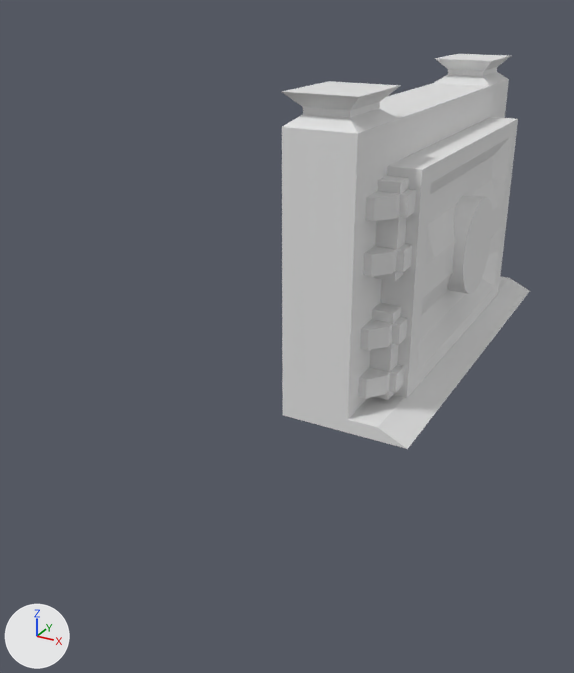
Before and after pictures for a commit that changed the Blender file Jacob Blender/Jacob_Envirronment.blend.
Rendered twice from a camera (50 mm lens) standing at (7.67, -21.95, 10.12) and looking at (-1.19, -5.85, 2.07). The axes (+X, +Y, +Z) are drawn at lower left. The lights are the same throughout.

Names of what the first picture shows: 'Door Frame Type 3', 'Door Lock 1', 'Door Lock 3', 'Door.001'.
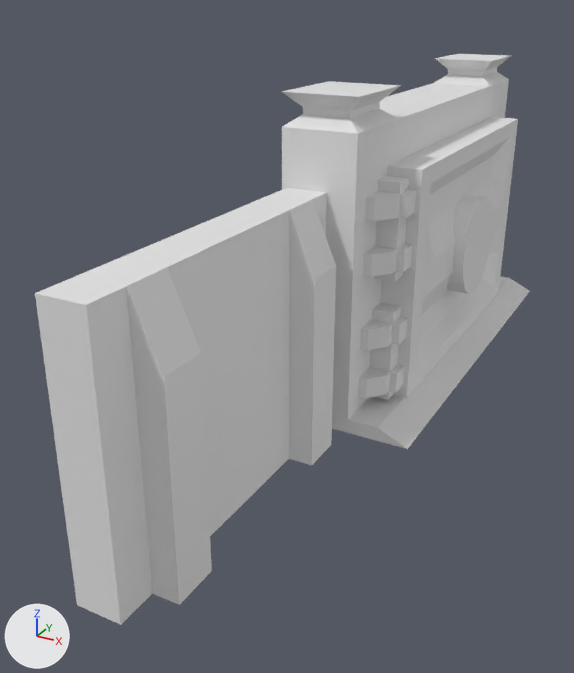
The newer file is also turned or shifted as a whole; pictures and numbers use the older file's frame.

What differs and where, as boxes [x1, y1, x2, y2] in the pictures (574 x 673 px):
'WallShort', added
    after: [35, 188, 336, 625]

Edits to the bpy script that builds the scene:
```text
Add me_cube_022:
    me_cube_022.from_pydata(...)  # 60 vertices, 60 faces; spans x -1.0..0.6, y -4.0..4.0, z -0.01..5.94
    me_cube_022.materials.append(mat_tilesetconstruct_011)  # its picture is missing
Add ob_wallshort:
    ob_wallshort = bpy.data.objects.new('WallShort', me_cube_022)
    ob_wallshort.location = (0.0, -10.0, 0.0)
```
